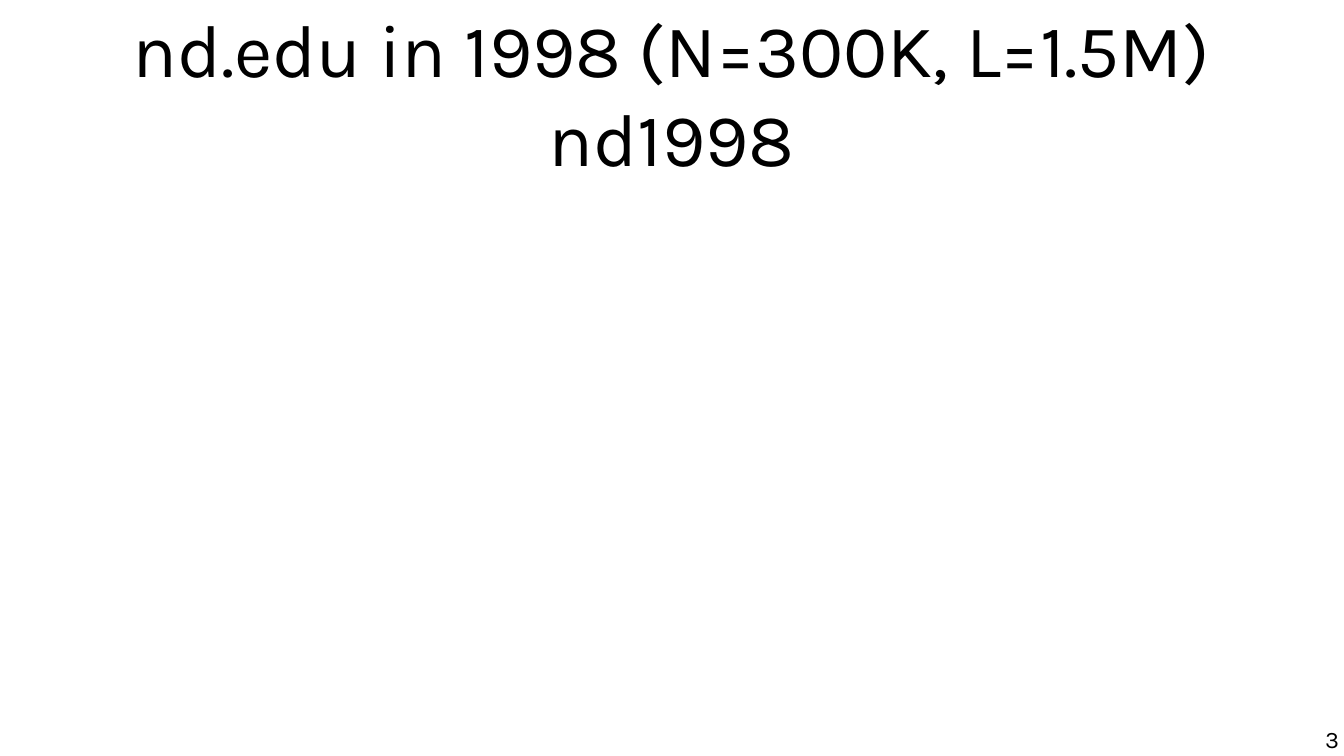
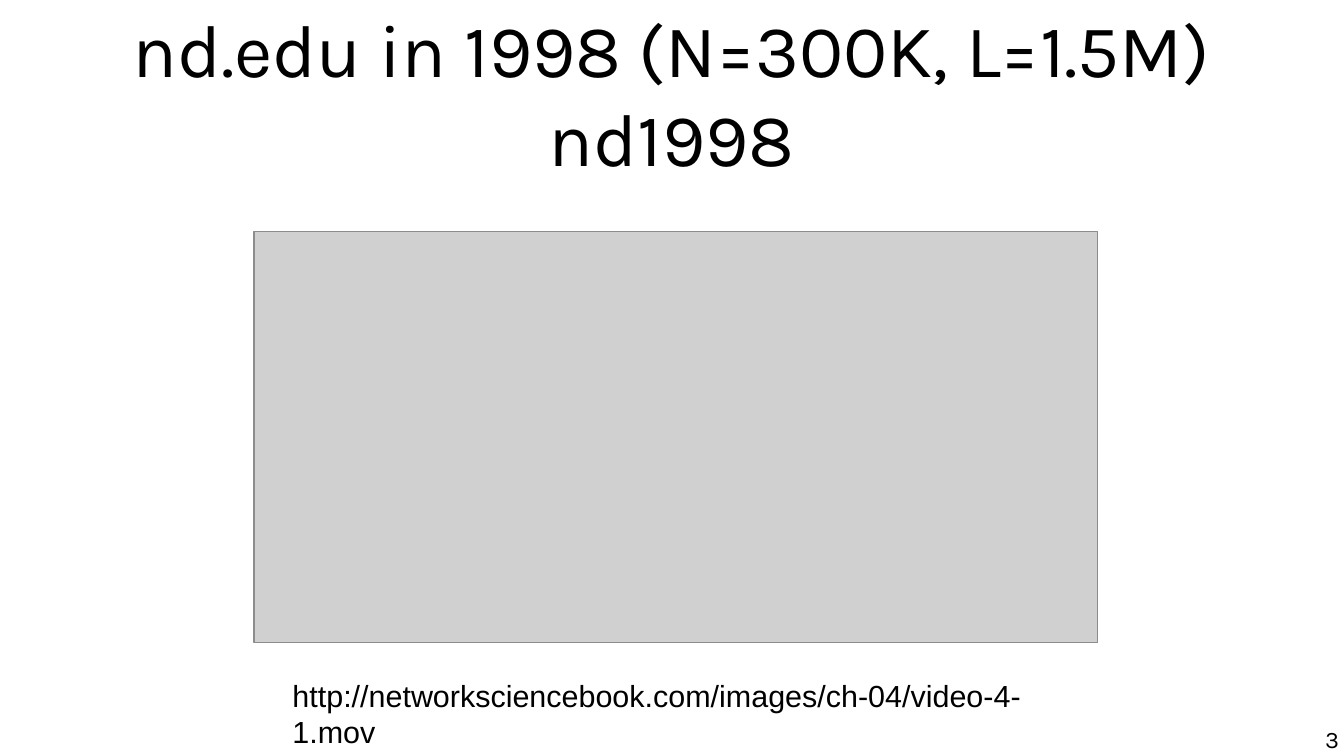
Before and after one commit to chatox/networks-science-course, a slide deck: slide 3 of theory/tt04_scale_free_networks.odp. Drawn at 1344x756 pixels with LibreOffice and Linux fonts; fonts in the diff are those of the drawing; grey boxes stand for pictures. Boxes give left, top, right and bottom in pixels: in the first picture for what was removed or moved away, otherwise in the second. Text is boxed around its words. In the diff, an @@ line names an element or a change of style, - is before the commit and + after.

```diff
--- a/theory/tt04_scale_free_networks.odp
+++ b/theory/tt04_scale_free_networks.odp
@@ picture added at <box>254,232,1098,643</box> @@
@@ text added at <box>292,685,1020,744</box>, 18 pt, text #000000 @@
+http://networksciencebook.com/images/ch-04/video-4-1.mov
```
Also in this commit, not shown: 9 other slides changed, 3 slides added, 1 slide removed.
